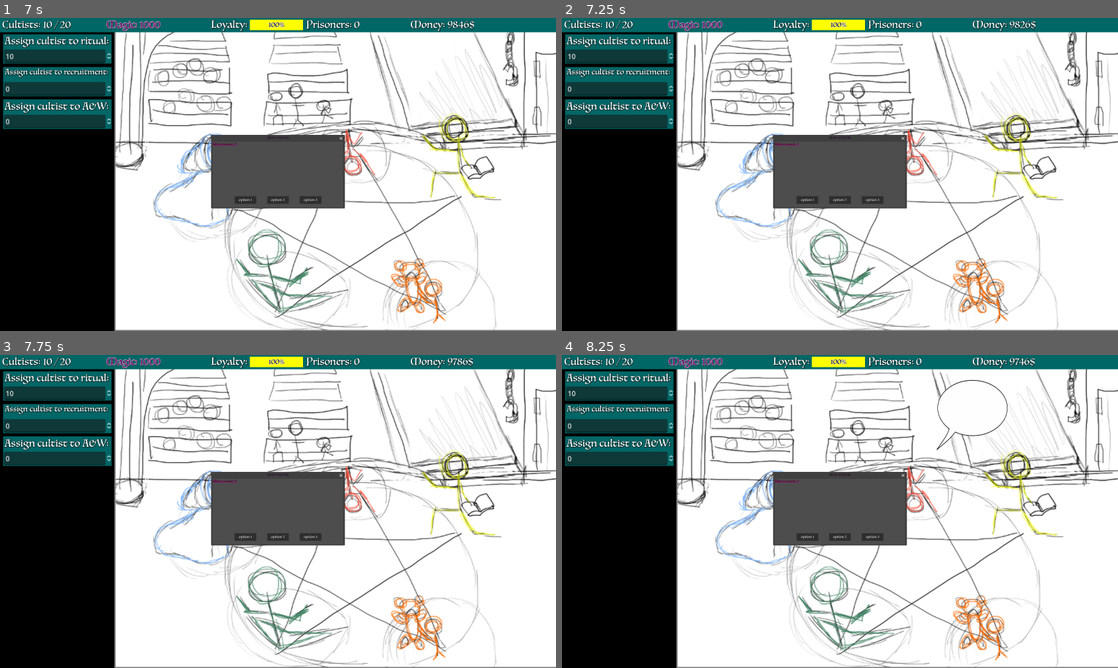
Above: before the commit, frames 1-4 (two rows, left to right).
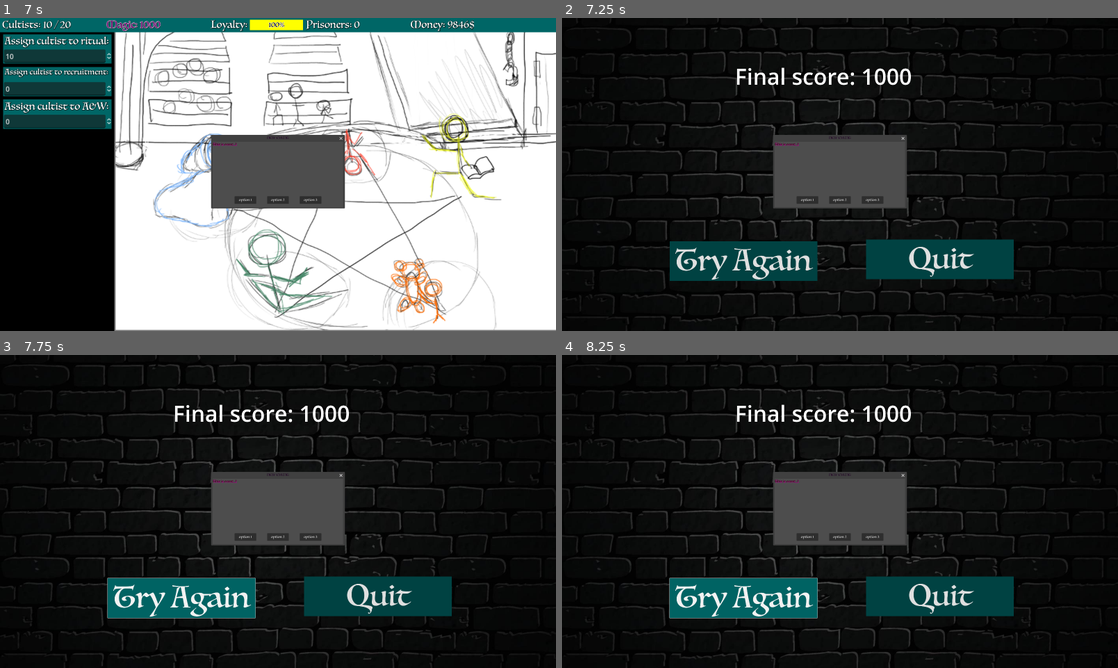
Above: after the commit, the same moments.

Repository: ShroomySquid/Ludum_Dare
Game: Godot game, scene res://root_menu_node.tscn
Two runs of this game, one before a commit and one after it. Both use one fixed random seed, a clock stepped at 60 frames per second and the inputs below.
Inputs (mouse positions are in pixels of both pictures, inside the frame that each line leads up to):
- Up to frame 1 (7 s): click "Start Game" at 0.5 s; click (278, 174) at 1.27 s; type "12" at 1.35 s; tap Enter at 2 s; click "OK" at 2.75 s; click "OK" at 3.5 s; click "OK" at 4.25 s; click "Skip tutorial" at 5 s; click (72, 68) at 6.5 s
- Up to frame 2 (7.25 s): no input
- Up to frame 3 (7.75 s): click (183, 599) at 7.25 s, where only the run after the commit has a clickable "Try Again"
- Up to frame 4 (8.25 s): click (745, 599) at 8 s, where only the run after the commit has a clickable "Try Again"

Frame 1 is identical in both runs. In frame 2, 81% of the frame differs, in the area x 0-100%, y 0-100%; in frame 3, 81%; in frame 4, 81%.

Commit message:
Basic end screen that shows score and a msg

Diff:
--- a/ui_prototype/Control.gd
+++ b/ui_prototype/Control.gd
@@ -1,6 +1,8 @@
 extends Control
 class_name GAME
 @onready var menu = $"../MenuLayer/Menu"
+@onready var end_screen = $"../MenuLayer/EndScreen"
+signal end_game(score)
 var resources: Resource_container = Resource_container.new()
 @export var available_cultists = 0
 var peak_magic = 1000
@@ -46,10 +48,13 @@
 		Engine.time_scale = 0
 		menu.show()
 
+func retry():
+	pass
 
 # Called when the node enters the scene tree for the first time.
 func _ready():
 	menu.hide()
+	end_screen.hide()
 	resources.set_re(Resources.r.CULTISTS, 20)
 	resources.set_re(Resources.r.MAGIC, 1000)
 	resources.set_re(Resources.r.LOYALTY, 100)
@@ -97,23 +102,27 @@
 			print("There are no cultists left. You suck")
 	resources.add_re(Resources.r.GOLD, 10 * delta * cultists_in_job)
 	global_timer += delta
-	if (global_timer >= 900):
-		if (resources.get_re(Resources.r.MAGIC) >= 1000000):
-			print("cori tier")
-		elif (resources.get_re(Resources.r.MAGIC) >= 100000):
-			print("damn good")
-		elif (resources.get_re(Resources.r.MAGIC) >= 10000):
-			print("fine")
-		elif (resources.get_re(Resources.r.MAGIC) >= 1000):
-			print("trash")
-		elif (resources.get_re(Resources.r.MAGIC) >= 1000):
-			print("you really bloody suck")
-		elif (resources.get_re(Resources.r.MAGIC) >= 100):
-			print("you didn't even try")
-		elif (resources.get_re(Resources.r.MAGIC) >= 10):
-			print("you had to try to be this bad")
-		elif (resources.get_re(Resources.r.MAGIC) >= 1):
-			print("how")
+	if (global_timer >= 2):
+		Engine.time_scale = 0
+		end_game.emit(resources.get_re(Resources.r.MAGIC))
+		#end_screen.set_score("Final score: " + str(Resources.r.MAGIC))
+		#if (resources.get_re(Resources.r.MAGIC) >= 1000000):
+			#print("cori tier")
+		#elif (resources.get_re(Resources.r.MAGIC) >= 100000):
+			#print("damn good")
+		#elif (resources.get_re(Resources.r.MAGIC) >= 10000):
+			#print("fine")
+		#elif (resources.get_re(Resources.r.MAGIC) >= 1000):
+			#print("trash")
+		#elif (resources.get_re(Resources.r.MAGIC) >= 1000):
+			#print("you really bloody suck")
+		#elif (resources.get_re(Resources.r.MAGIC) >= 100):
+			#print("you didn't even try")
+		#elif (resources.get_re(Resources.r.MAGIC) >= 10):
+			#print("you had to try to be this bad")
+		#elif (resources.get_re(Resources.r.MAGIC) >= 1):
+			#print("how")
+		end_screen.show()
 	#resources.sub_re(Resources.r.MAGIC, (resources.get_re(Resources.r.MAGIC) - cultists_in_ritual * 100) * delta / 20)
 	magic_gen(delta)
 	new_cultist_counter += cultists_in_recruitment * delta
@@ -133,3 +142,7 @@
 		resources.sub_re(Resources.r.LOYALTY, delta)
 	resources.add_re(Resources.r.GOLD, 10 * delta * cultists_in_job)
 	resources.sub_re(Resources.r.GOLD, (resources.get_re(Resources.r.CULTISTS) - cultists_in_job) * delta * 4)
+
+
+func _on_end_game(score):
+	pass # Replace with function body.
--- /dev/null
+++ b/ui_prototype/Menu/EndScreen.gd
@@ -0,0 +1,29 @@
+extends Control
+
+@onready var main = $"../../UI"
+func _process(_delta):
+	pass
+
+func _on_quit_pressed():
+	get_tree().quit()
+
+func _on_try_again_pressed():
+	main.retry()
+
+func _on_ui_end_game(score):
+	#$FinalScore.text = "Final score: "
+	print(score)
+	$FinalScore.text = "Final score: " + str(score)
+	if (score >= 1000000):
+		$EndMsg.text = "Cori Tier"
+	elif (score >= 100000):
+		$EndMsg.text = "Damn good"
+	elif (score >= 10000):
+		$EndMsg.text = "It's alright"
+	elif (score >= 1000):
+		$EndMsg.text = "Noob"
+	elif (score >= 100):
+		$EndMsg.text = "This is worst than the starting score"
+	elif (score >= 1):
+		$EndMsg.text = "How"
+	pass
--- /dev/null
+++ b/ui_prototype/Menu/EndScreen.tscn
@@ -0,0 +1,83 @@
+[gd_scene load_steps=8 format=3 uid="uid://ba8rt35jlr4s3"]
+
+[ext_resource type="Script" path="res://Menu/EndScreen.gd" id="1_mrpen"]
+[ext_resource type="Texture2D" uid="uid://cn4uwpr3kgr6w" path="res://brick.jpg" id="2_3h5de"]
+[ext_resource type="Theme" uid="uid://cbcsvkpxhxpwo" path="res://Menu/button_theme.tres" id="2_mna8s"]
+[ext_resource type="FontFile" uid="uid://c84yhbqspx8e3" path="res://font/Luminari-Regular.ttf" id="3_esequ"]
+
+[sub_resource type="StyleBoxFlat" id="StyleBoxFlat_5fky3"]
+bg_color = Color(0, 0.258824, 0.258824, 1)
+
+[sub_resource type="StyleBoxFlat" id="StyleBoxFlat_73c18"]
+bg_color = Color(2.64719e-07, 0.388405, 0.388406, 1)
+
+[sub_resource type="StyleBoxFlat" id="StyleBoxFlat_mw7cx"]
+bg_color = Color(0, 0.2, 0.2, 1)
+
+[node name="EndScreen" type="Control"]
+layout_mode = 3
+anchors_preset = 15
+anchor_right = 1.0
+anchor_bottom = 1.0
+offset_right = 2560.0
+offset_bottom = 1440.0
+grow_horizontal = 2
+grow_vertical = 2
+scale = Vector2(0.679999, 0.680001)
+script = ExtResource("1_mrpen")
+
+[node name="Background" type="Sprite2D" parent="."]
+position = Vector2(1795.59, 1051.47)
+scale = Vector2(2.66971, 2.2804)
+texture = ExtResource("2_3h5de")
+
+[node name="FinalScore" type="Label" parent="."]
+layout_mode = 0
+offset_left = 1170.59
+offset_top = 291.176
+offset_right = 1986.59
+offset_bottom = 496.176
+theme_override_font_sizes/font_size = 150
+text = "Final score:
+"
+
+[node name="Quit" type="Button" parent="."]
+layout_mode = 2
+offset_left = 2060.0
+offset_top = 1498.0
+offset_right = 3060.0
+offset_bottom = 1767.0
+theme = ExtResource("2_mna8s")
+theme_override_fonts/font = ExtResource("3_esequ")
+theme_override_font_sizes/font_size = 200
+theme_override_styles/normal = SubResource("StyleBoxFlat_5fky3")
+theme_override_styles/hover = SubResource("StyleBoxFlat_73c18")
+theme_override_styles/pressed = SubResource("StyleBoxFlat_mw7cx")
+text = "Quit"
+
+[node name="TryAgain" type="Button" parent="."]
+layout_mode = 0
+offset_left = 729.413
+offset_top = 1510.29
+offset_right = 1729.41
+offset_bottom = 1779.29
+theme = ExtResource("2_mna8s")
+theme_override_fonts/font = ExtResource("3_esequ")
+theme_override_font_sizes/font_size = 200
+theme_override_styles/normal = SubResource("StyleBoxFlat_5fky3")
+theme_override_styles/hover = SubResource("StyleBoxFlat_73c18")
+theme_override_styles/pressed = SubResource("StyleBoxFlat_mw7cx")
+text = "Try Again"
+
+[node name="EndMsg" type="Label" parent="."]
+offset_left = 1566.18
+offset_top = 879.41
+offset_right = 1931.18
+offset_bottom = 1292.41
+theme_override_font_sizes/font_size = 150
+text = "Bye
+
+"
+
+[connection signal="pressed" from="Quit" to="." method="_on_quit_pressed"]
+[connection signal="pressed" from="TryAgain" to="." method="_on_try_again_pressed"]
--- /dev/null
+++ b/ui_prototype/Menu/true_end_screen.tscn
@@ -0,0 +1,25 @@
+[gd_scene load_steps=2 format=3 uid="uid://bkvqhul8qtu0r"]
+
+[ext_resource type="Texture2D" uid="uid://cn4uwpr3kgr6w" path="res://brick.jpg" id="1_kudtm"]
+
+[node name="TrueEndScreen" type="Control"]
+layout_mode = 3
+anchors_preset = 15
+anchor_right = 1.0
+anchor_bottom = 1.0
+grow_horizontal = 2
+grow_vertical = 2
+
+[node name="Background" type="Sprite2D" parent="."]
+position = Vector2(990, 590)
+scale = Vector2(2.23333, 1.97905)
+texture = ExtResource("1_kudtm")
+
+[node name="Quit" type="Button" parent="."]
+layout_mode = 0
+offset_left = 1468.0
+offset_top = 914.0
+offset_right = 1510.0
+offset_bottom = 945.0
+scale = Vector2(8.44, 7.36)
+text = "Quit"
--- a/ui_prototype/node_2d.tscn
+++ b/ui_prototype/node_2d.tscn
@@ -8,6 +8,7 @@
 [ext_resource type="PackedScene" uid="uid://dtw641sruxwlq" path="res://event_popup/listener_bubble.tscn" id="5_ixf3o"]
 [ext_resource type="PackedScene" uid="uid://cecoa35ps282h" path="res://Intro/intro_window.tscn" id="7_cd71p"]
 [ext_resource type="Script" path="res://Event_management/event_manager.gd" id="7_s0rid"]
+[ext_resource type="PackedScene" uid="uid://ba8rt35jlr4s3" path="res://Menu/EndScreen.tscn" id="9_57u53"]
 
 [node name="Untitled Cult Game" type="Node2D"]
 
@@ -74,6 +75,9 @@
 offset_bottom = 728.0
 scale = Vector2(1, 1)
 
+[node name="EndScreen" parent="MenuLayer" instance=ExtResource("9_57u53")]
+
+[connection signal="end_game" from="UI" to="MenuLayer/EndScreen" method="_on_ui_end_game"]
 [connection signal="bubble_signal" from="event_pop_up" to="UI" method="_on_event_pop_up_bubble_signal"]
 [connection signal="bubble_signal" from="event_pop_up" to="event_window1" method="_on_event_pop_up_bubble_signal"]
 [connection signal="bubble_signal" from="event_pop_up2" to="UI" method="_on_event_pop_up_bubble_signal"]
Not shown: 1 places in ui_prototype/node_2d.tscn that only renumber resources
